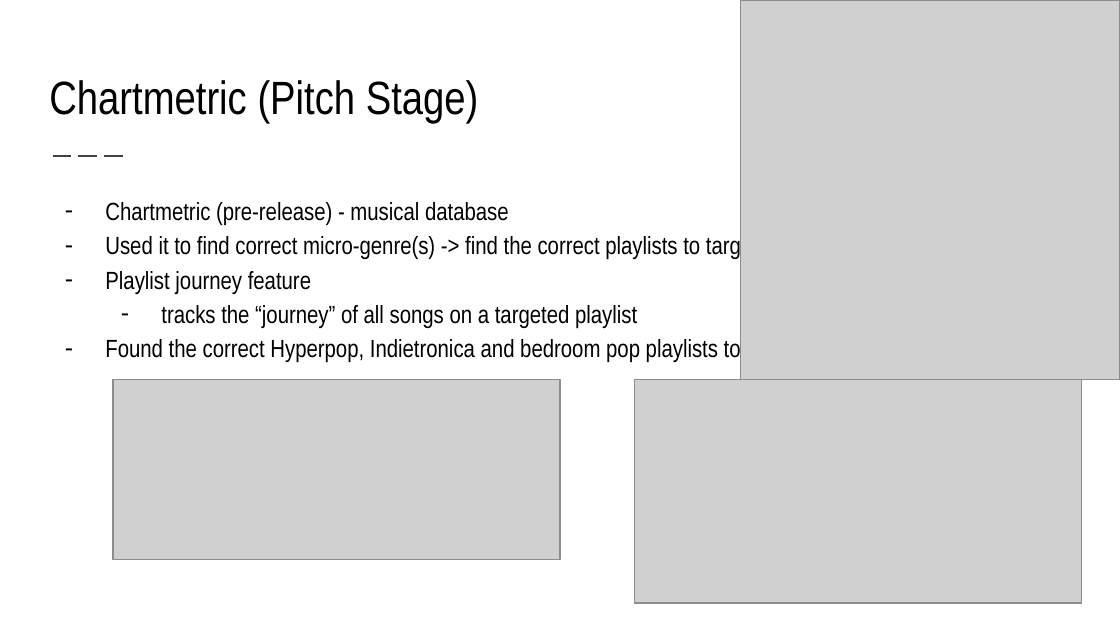
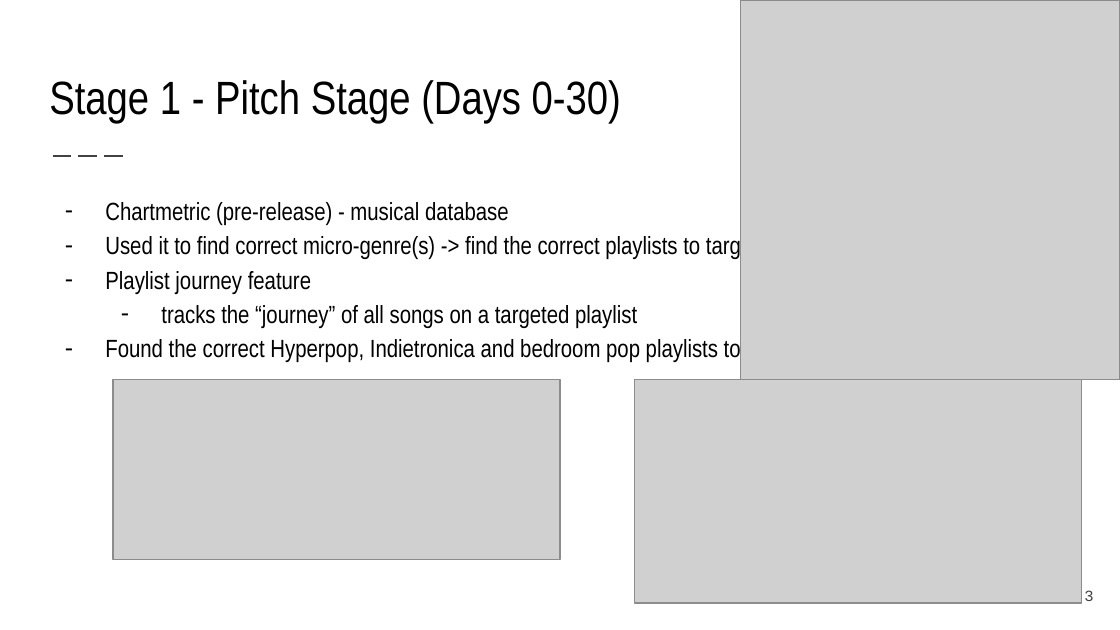
Before and after one commit to jacobposz/How-to-Use-Data-Analytics-to-Pitch-Promote-and-Grow-a-single, a slide deck: slide 3 of SLIDE DECK/Jacob Posz Capstone Presentation.pptx. Drawn at 1120x630 pixels with LibreOffice and Linux fonts; fonts in the diff are those of the drawing; grey boxes stand for pictures. Boxes give left, top, right and bottom in pixels: in the first picture for what was removed or moved away, otherwise in the second. Text is boxed around its words. In the diff, an @@ line names an element or a change of style, - is before the commit and + after.

```diff
--- a/SLIDE DECK/Jacob Posz Capstone Presentation.pptx
+++ b/SLIDE DECK/Jacob Posz Capstone Presentation.pptx
@@ title at [49, 80, 621, 124]: text changed @@
-Chartmetric (Pitch Stage)
+Stage 1 - Pitch Stage (Days 0-30)
@@ page number added at [1084, 590, 1093, 601], 10 pt, text #424242 @@
+3
```
Also in this commit, not shown: 6 other slides changed, 1 other file.
